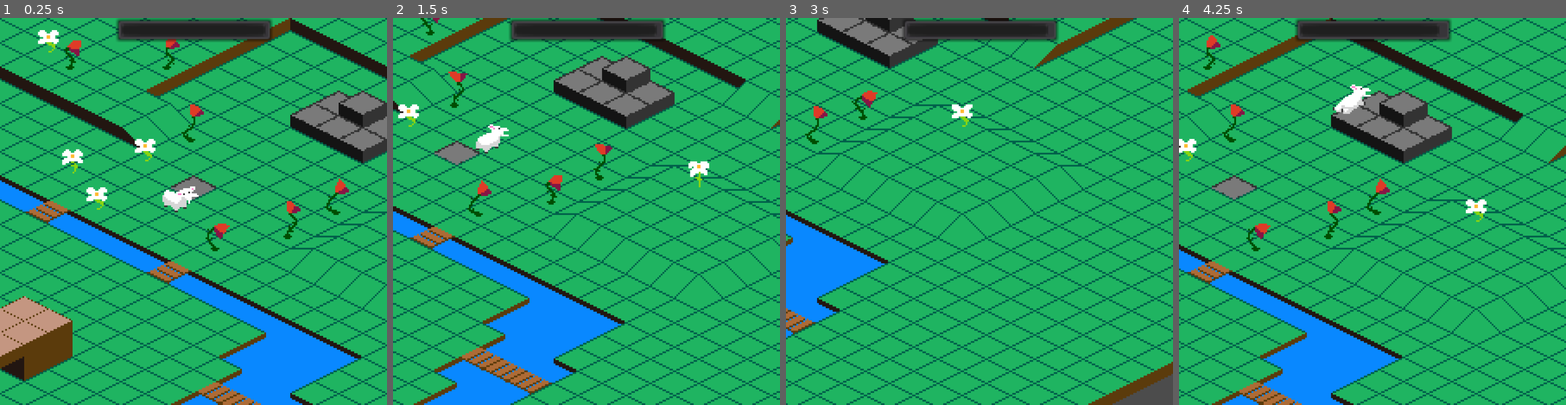
Above: before the commit, frames 1-4 (left to right).
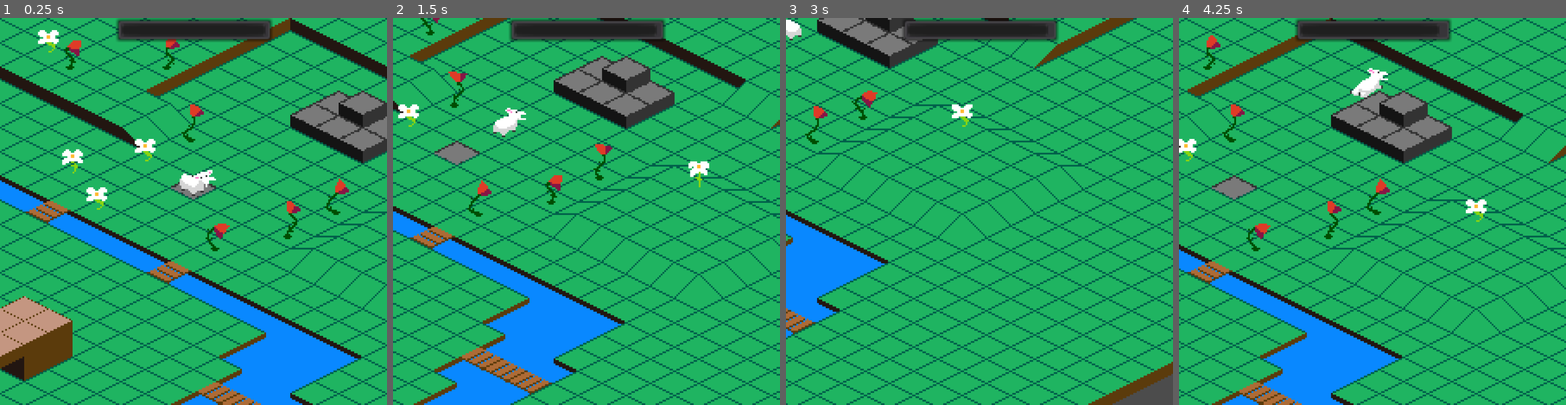
Above: after the commit, the same moments.

Repository: JuggleRob/LD46
Game: Godot game, scene res://src/Game/Game.tscn
Same seed, same stepped clock (60 frames per second), same inputs: the game is played once before the commit and once after it.
Inputs (mouse positions are in pixels of both pictures, inside the frame that each line leads up to):
- Up to frame 1 (0.25 s): no input
- Up to frame 2 (1.5 s): tap Enter (ui_accept) at 0.5, 0.77 s; move the mouse to (671, 192) at 0.52 s; hold Right (ui_right) 0.53-1.28 s; click (671, 192) at 0.67 s; move the mouse to (509, 230) at 1.27 s; hold Down (ui_down) from 1.28 s (still down)
- Up to frame 3 (3 s): tap Enter (ui_accept) at 1.52 s; move the mouse to (1018, 126) at 2.02 s; release Down (ui_down) at 2.03 s; hold Right (ui_right) 2.03-2.78 s; move the mouse to (960, 288) at 2.77 s; hold Up (ui_up) from 2.78 s (still down); click (960, 288) at 2.92 s
- Up to frame 4 (4.25 s): tap Enter (ui_accept) at 3.02, 3.77 s; move the mouse to (1488, 269) at 3.52 s; release Up (ui_up) at 3.53 s; hold Left (ui_left) from 3.53 s (still down)

The runs differ from the first frame. In frame 1, 0.7% of the frame differs, in the area x 41-56%, y 39-51%; in frame 2, 0.6%; in frame 3, 0.2%; in frame 4, 0.6%.

Commit message:
Godot + git sucks

Diff:
--- a/src/Actors/Sheep.gd
+++ b/src/Actors/Sheep.gd
@@ -21,7 +21,9 @@
 	set_coords(Vector2(0, 0))
 	set_move_dir(Vector2(0, 0))
 	objects = $"/root/Game/Objects"
-	base_sprite_position = $AnimationPlayer/sprite.position
+	base_sprite_position = Vector2(10, -6)
+	$AnimationPlayer/sprite.position = base_sprite_position
+
 
 func set_move_dir(move_vector_diam):
 	move_dir = move_vector_diam
--- a/src/Actors/Sheep.tscn
+++ b/src/Actors/Sheep.tscn
@@ -109,144 +109,144 @@
 region = Rect2( 525, 0, 35, 32 )
 
 [sub_resource type="AtlasTexture" id=20]
-atlas = ExtResource( 4 )
+atlas = ExtResource( 5 )
 region = Rect2( 0, 0, 35, 32 )
 
 [sub_resource type="AtlasTexture" id=21]
-atlas = ExtResource( 4 )
+atlas = ExtResource( 5 )
 region = Rect2( 35, 0, 35, 32 )
 
 [sub_resource type="AtlasTexture" id=22]
-atlas = ExtResource( 4 )
+atlas = ExtResource( 5 )
 region = Rect2( 70, 0, 35, 32 )
 
 [sub_resource type="AtlasTexture" id=23]
-atlas = ExtResource( 4 )
+atlas = ExtResource( 5 )
 region = Rect2( 105, 0, 35, 32 )
 
 [sub_resource type="AtlasTexture" id=24]
-atlas = ExtResource( 4 )
+atlas = ExtResource( 5 )
 region = Rect2( 140, 0, 35, 32 )
 
 [sub_resource type="AtlasTexture" id=25]
-atlas = ExtResource( 4 )
+atlas = ExtResource( 5 )
 region = Rect2( 175, 0, 35, 32 )
 
 [sub_resource type="AtlasTexture" id=26]
-atlas = ExtResource( 4 )
+atlas = ExtResource( 5 )
 region = Rect2( 210, 0, 35, 32 )
 
 [sub_resource type="AtlasTexture" id=27]
-atlas = ExtResource( 4 )
+atlas = ExtResource( 5 )
 region = Rect2( 245, 0, 35, 32 )
 
 [sub_resource type="AtlasTexture" id=28]
-atlas = ExtResource( 4 )
+atlas = ExtResource( 5 )
 region = Rect2( 280, 0, 35, 32 )
 
 [sub_resource type="AtlasTexture" id=29]
+atlas = ExtResource( 1 )
+region = Rect2( 0, 0, 35, 32 )
+
+[sub_resource type="AtlasTexture" id=30]
+atlas = ExtResource( 1 )
+region = Rect2( 35, 0, 35, 32 )
+
+[sub_resource type="AtlasTexture" id=31]
+atlas = ExtResource( 1 )
+region = Rect2( 70, 0, 35, 32 )
+
+[sub_resource type="AtlasTexture" id=32]
+atlas = ExtResource( 1 )
+region = Rect2( 105, 0, 35, 32 )
+
+[sub_resource type="AtlasTexture" id=33]
+atlas = ExtResource( 1 )
+region = Rect2( 140, 0, 35, 32 )
+
+[sub_resource type="AtlasTexture" id=34]
+atlas = ExtResource( 1 )
+region = Rect2( 175, 0, 35, 32 )
+
+[sub_resource type="AtlasTexture" id=35]
+atlas = ExtResource( 1 )
+region = Rect2( 210, 0, 35, 32 )
+
+[sub_resource type="AtlasTexture" id=36]
+atlas = ExtResource( 1 )
+region = Rect2( 245, 0, 35, 32 )
+
+[sub_resource type="AtlasTexture" id=37]
+atlas = ExtResource( 1 )
+region = Rect2( 280, 0, 35, 32 )
+
+[sub_resource type="AtlasTexture" id=38]
+atlas = ExtResource( 4 )
+region = Rect2( 0, 0, 35, 32 )
+
+[sub_resource type="AtlasTexture" id=39]
+atlas = ExtResource( 4 )
+region = Rect2( 35, 0, 35, 32 )
+
+[sub_resource type="AtlasTexture" id=40]
+atlas = ExtResource( 4 )
+region = Rect2( 70, 0, 35, 32 )
+
+[sub_resource type="AtlasTexture" id=41]
+atlas = ExtResource( 4 )
+region = Rect2( 105, 0, 35, 32 )
+
+[sub_resource type="AtlasTexture" id=42]
+atlas = ExtResource( 4 )
+region = Rect2( 140, 0, 35, 32 )
+
+[sub_resource type="AtlasTexture" id=43]
+atlas = ExtResource( 4 )
+region = Rect2( 175, 0, 35, 32 )
+
+[sub_resource type="AtlasTexture" id=44]
+atlas = ExtResource( 4 )
+region = Rect2( 210, 0, 35, 32 )
+
+[sub_resource type="AtlasTexture" id=45]
+atlas = ExtResource( 4 )
+region = Rect2( 245, 0, 35, 32 )
+
+[sub_resource type="AtlasTexture" id=46]
+atlas = ExtResource( 4 )
+region = Rect2( 280, 0, 35, 32 )
+
+[sub_resource type="AtlasTexture" id=47]
 atlas = ExtResource( 4 )
 region = Rect2( 315, 0, 35, 32 )
 
-[sub_resource type="AtlasTexture" id=30]
+[sub_resource type="AtlasTexture" id=48]
 atlas = ExtResource( 4 )
 region = Rect2( 350, 0, 35, 32 )
 
-[sub_resource type="AtlasTexture" id=31]
+[sub_resource type="AtlasTexture" id=49]
 atlas = ExtResource( 4 )
 region = Rect2( 385, 0, 35, 32 )
 
-[sub_resource type="AtlasTexture" id=32]
+[sub_resource type="AtlasTexture" id=50]
 atlas = ExtResource( 4 )
 region = Rect2( 420, 0, 35, 32 )
 
-[sub_resource type="AtlasTexture" id=33]
+[sub_resource type="AtlasTexture" id=51]
 atlas = ExtResource( 4 )
 region = Rect2( 455, 0, 35, 32 )
 
-[sub_resource type="AtlasTexture" id=34]
+[sub_resource type="AtlasTexture" id=52]
 atlas = ExtResource( 4 )
 region = Rect2( 490, 0, 35, 32 )
 
-[sub_resource type="AtlasTexture" id=35]
+[sub_resource type="AtlasTexture" id=53]
 atlas = ExtResource( 4 )
 region = Rect2( 525, 0, 35, 32 )
 
-[sub_resource type="AtlasTexture" id=36]
+[sub_resource type="AtlasTexture" id=54]
 atlas = ExtResource( 4 )
 region = Rect2( 560, 0, 35, 32 )
-
-[sub_resource type="AtlasTexture" id=37]
-atlas = ExtResource( 5 )
-region = Rect2( 0, 0, 35, 32 )
-
-[sub_resource type="AtlasTexture" id=38]
-atlas = ExtResource( 5 )
-region = Rect2( 35, 0, 35, 32 )
-
-[sub_resource type="AtlasTexture" id=39]
-atlas = ExtResource( 5 )
-region = Rect2( 70, 0, 35, 32 )
-
-[sub_resource type="AtlasTexture" id=40]
-atlas = ExtResource( 5 )
-region = Rect2( 105, 0, 35, 32 )
-
-[sub_resource type="AtlasTexture" id=41]
-atlas = ExtResource( 5 )
-region = Rect2( 140, 0, 35, 32 )
-
-[sub_resource type="AtlasTexture" id=42]
-atlas = ExtResource( 5 )
-region = Rect2( 175, 0, 35, 32 )
-
-[sub_resource type="AtlasTexture" id=43]
-atlas = ExtResource( 5 )
-region = Rect2( 210, 0, 35, 32 )
-
-[sub_resource type="AtlasTexture" id=44]
-atlas = ExtResource( 5 )
-region = Rect2( 245, 0, 35, 32 )
-
-[sub_resource type="AtlasTexture" id=45]
-atlas = ExtResource( 5 )
-region = Rect2( 280, 0, 35, 32 )
-
-[sub_resource type="AtlasTexture" id=46]
-atlas = ExtResource( 1 )
-region = Rect2( 0, 0, 35, 32 )
-
-[sub_resource type="AtlasTexture" id=47]
-atlas = ExtResource( 1 )
-region = Rect2( 35, 0, 35, 32 )
-
-[sub_resource type="AtlasTexture" id=48]
-atlas = ExtResource( 1 )
-region = Rect2( 70, 0, 35, 32 )
-
-[sub_resource type="AtlasTexture" id=49]
-atlas = ExtResource( 1 )
-region = Rect2( 105, 0, 35, 32 )
-
-[sub_resource type="AtlasTexture" id=50]
-atlas = ExtResource( 1 )
-region = Rect2( 140, 0, 35, 32 )
-
-[sub_resource type="AtlasTexture" id=51]
-atlas = ExtResource( 1 )
-region = Rect2( 175, 0, 35, 32 )
-
-[sub_resource type="AtlasTexture" id=52]
-atlas = ExtResource( 1 )
-region = Rect2( 210, 0, 35, 32 )
-
-[sub_resource type="AtlasTexture" id=53]
-atlas = ExtResource( 1 )
-region = Rect2( 245, 0, 35, 32 )
-
-[sub_resource type="AtlasTexture" id=54]
-atlas = ExtResource( 1 )
-region = Rect2( 280, 0, 35, 32 )
 
 [sub_resource type="SpriteFrames" id=55]
 animations = [ {
@@ -255,20 +255,20 @@
 "name": "idle",
 "speed": 8.0
 }, {
-"frames": [ SubResource( 20 ), SubResource( 21 ), SubResourc …(81 unchanged characters)…  ), SubResource( 27 ), SubResource( 28 ), SubResource( 29 ), SubResource( 30 ), SubResource( 31 ), SubResource( 32 ), SubResource( 33 ), SubResource( 34 ), SubResource( 35 ), SubResource( 36 ) ],
-"loop": true,
-"name": "death",
-"speed": 8.0
-}, {
-"frames": [ SubResource( 37 ), SubResource( 38 ), SubResource( 39 ), SubResource( 40 ), SubResource( 41 ), SubResource( 42 ), SubResource( 43 ), SubResource( 44 ), SubResource( 45 ) ],
+"frames": [ SubResource( 20 ), SubResource( 21 ), SubResourc …(81 unchanged characters)…  ), SubResource( 27 ), SubResource( 28 ) ],
 "loop": true,
 "name": "jump_ne",
 "speed": 18.0
 }, {
-"frames": [ SubResource( 46 ), SubResource( 47 ), SubResource( 48 ), SubResource( 49 ), SubResource( 50 ), SubResource( 51 ), SubResource( 52 ), SubResource( 53 ), SubResource( 54 ) ],
+"frames": [ SubResource( 29 ), SubResource( 30 ), SubResource( 31 ), SubResource( 32 ), SubResource( 33 ), SubResource( 34 ), SubResource( 35 ), SubResource( 36 ), SubResource( 37 ) ],
 "loop": true,
 "name": "jump_se",
 "speed": 18.0
+}, {
+"frames": [ SubResource( 38 ), SubResource( 39 ), SubResource( 40 ), SubResource( 41 ), SubResource( 42 ), SubResource( 43 ), SubResource( 44 ), SubResource( 45 ), SubResource( 46 ), SubResource( 47 ), SubResource( 48 ), SubResource( 49 ), SubResource( 50 ), SubResource( 51 ), SubResource( 52 ), SubResource( 53 ), SubResource( 54 ) ],
+"loop": true,
+"name": "death",
+"speed": 8.0
 } ]
 
 [node name="Schaap" type="AnimatedSprite"]
@@ -280,9 +280,9 @@
 anims/up = SubResource( 3 )
 
 [node name="sprite" type="AnimatedSprite" parent="AnimationPlayer"]
-position = Vector2( 0, 3.5 )
+position = Vector2( 10, -6 )
 frames = SubResource( 55 )
 animation = "death"
-frame = 11
+frame = 16
 playing = true
 [connection signal="animation_finished" from="AnimationPlayer/sprite" to="." method="jump_ends"]
